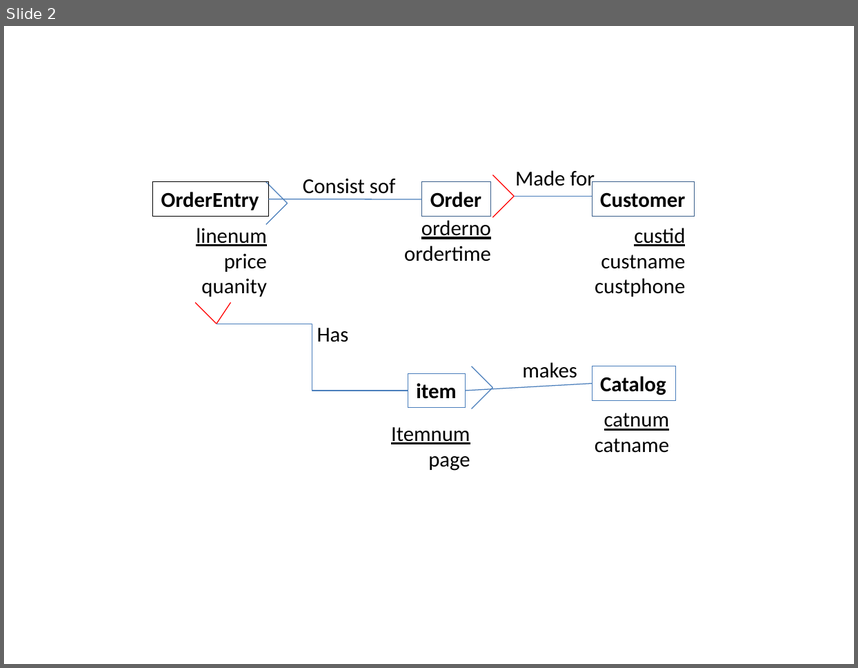
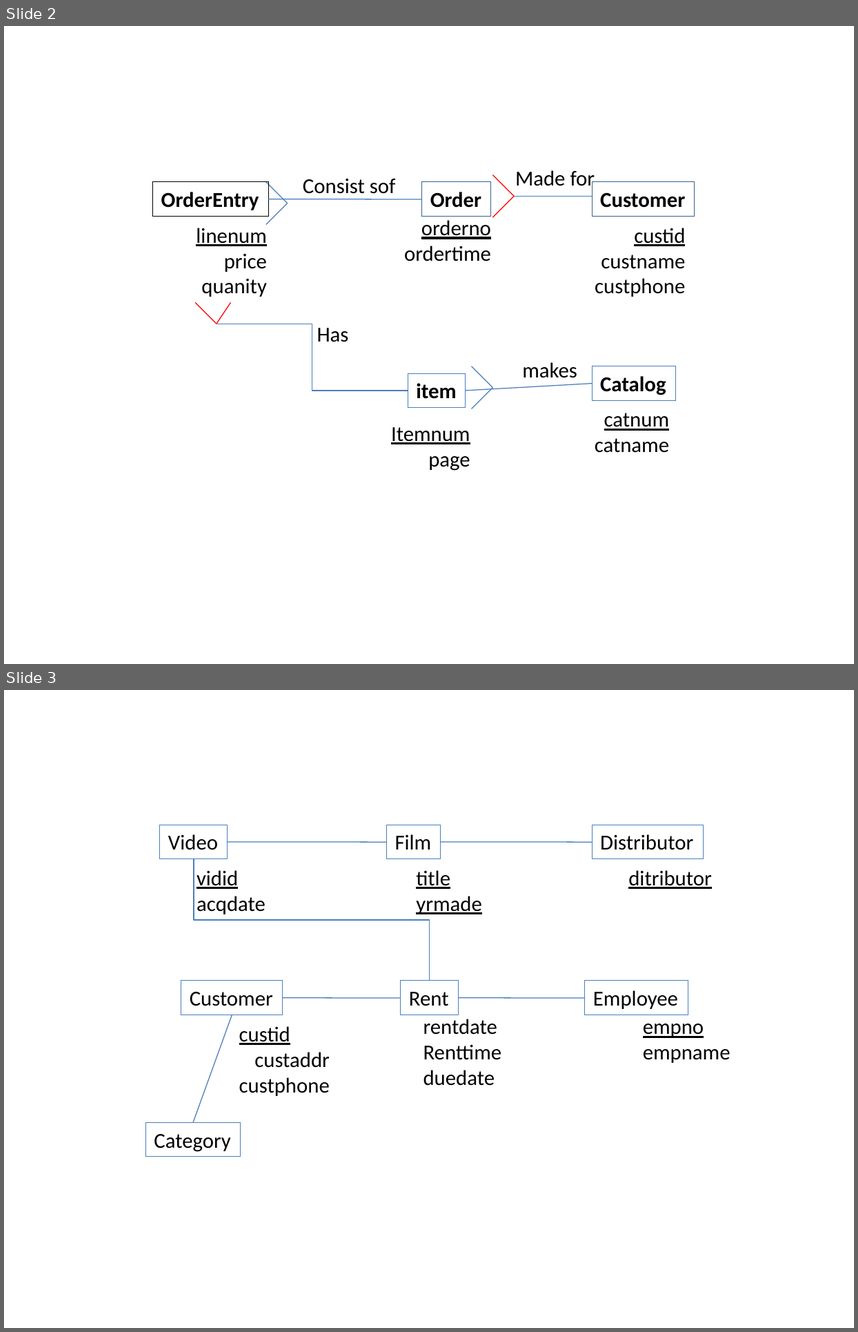
Before and after one commit to rte126/src-pe-tools, a slide deck: classes/CS579/dbclass/hw4-1a.pptx. Shown one above the other, each under a label of ours: slide 2 before the commit, slides 2 and 3 after it. The pictures are 858x668 and 858x1332 pixels, drawn with LibreOffice and Linux fonts; fonts in the diff are those of the drawing. Boxes give left, top, right and bottom in pixels: in the first picture for what was removed or moved away, otherwise in the second. Text is boxed around its words. In the diff, an @@ line names an element or a change of style, - is before the commit and + after.

```diff
--- a/classes/CS579/dbclass/hw4-1a.pptx
+++ b/classes/CS579/dbclass/hw4-1a.pptx
@@ slide 3 added at bbox=[4, 690, 854, 1328], background #FFFFFF @@
@@ rectangle added at bbox=[159, 825, 228, 858], outline #4B7EBC 0.75 pt, 18 pt, text #000000 @@
+Video
@@ rectangle added at bbox=[386, 825, 440, 858], outline #4B7EBC 0.75 pt, 18 pt, text #000000 @@
+Film
@@ rectangle added at bbox=[593, 825, 704, 858], outline #4B7EBC 0.75 pt, 18 pt, text #000000 @@
+Distributor
@@ line added from (228, 842) to (386, 842), #4B7EBC 0.75 pt @@
@@ line added from (440, 842) to (593, 842), #4B7EBC 0.75 pt @@
@@ elbow line added from (194, 859) to (429, 980), #4B7EBC 0.75 pt @@
@@ text added at bbox=[197, 870, 266, 914], 18 pt, text #000000 @@
+vidid
+acqdate
@@ text added at bbox=[416, 870, 481, 914], 18 pt, text #000000, underline @@
+title
+yrmade
@@ text added at bbox=[628, 870, 711, 889], 18 pt, text #000000, underline @@
+ditributor
@@ rectangle added at bbox=[181, 980, 283, 1015], outline #4B7EBC 0.75 pt, 18 pt, text #000000 @@
+Customer
@@ line added from (401, 998) to (283, 998), #4B7EBC 0.75 pt @@
@@ rectangle added at bbox=[401, 980, 459, 1015], outline #4B7EBC 0.75 pt, 18 pt, text #000000 @@
+Rent
@@ line added from (584, 998) to (458, 998), #4B7EBC 0.75 pt @@
@@ rectangle added at bbox=[584, 980, 688, 1015], outline #4B7EBC 0.75 pt, 18 pt, text #000000 @@
+Employee
@@ line added from (194, 1122) to (232, 1015), #4B7EBC 0.75 pt @@
@@ text added at bbox=[424, 1018, 502, 1085], 18 pt, text #000000 @@
+rentdate
+Renttime
+duedate
@@ text added at bbox=[239, 1026, 330, 1096], 18 pt, text #000000 @@
+custid
+custaddr
+custphone
@@ text added at bbox=[643, 1023, 731, 1063], 18 pt, text #000000 @@
+empno
+empname
@@ rectangle added at bbox=[146, 1122, 241, 1156], outline #4B7EBC 0.75 pt, 18 pt, text #000000 @@
+Category
```
Also in this commit, not shown: 42 other files.
